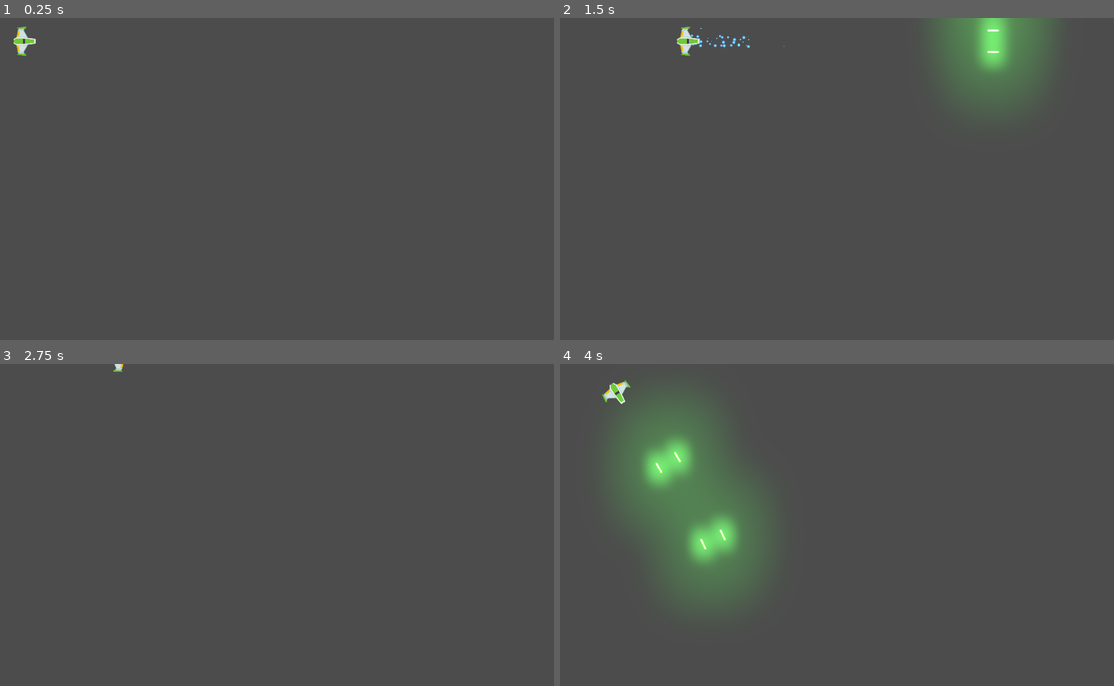
Above: before the commit, frames 1-4 (two rows, left to right).
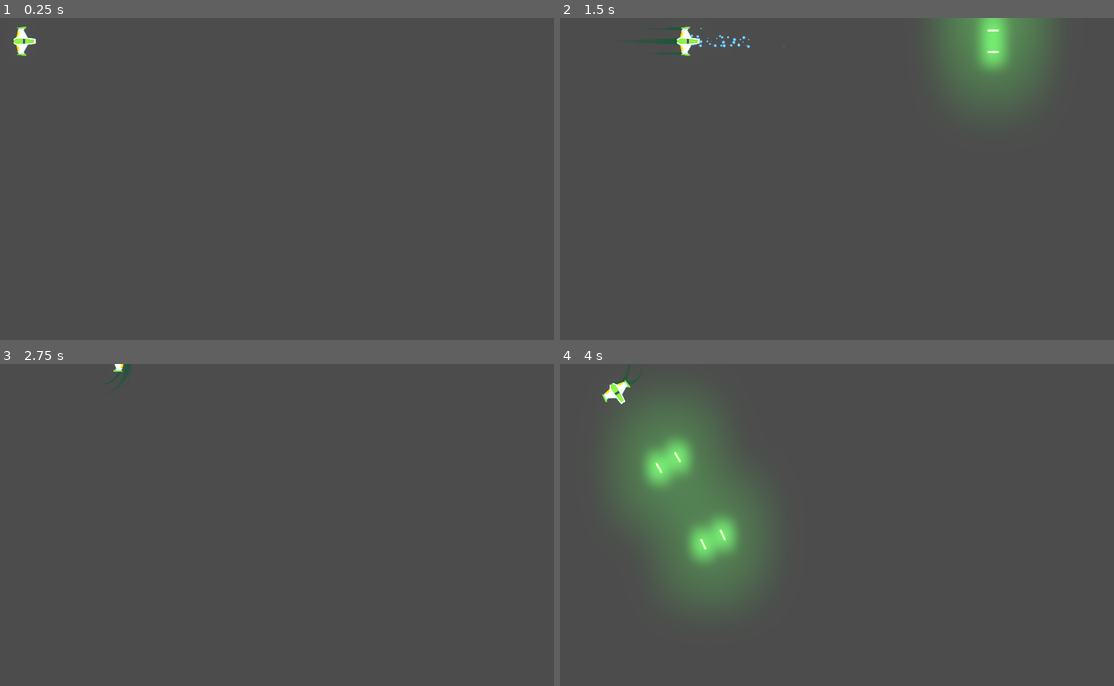
Above: after the commit, the same moments.

Repository: Dihue/Meteoritos
Game: Godot game, scene res://Juego/Niveles/NivelTest.tscn
The game is run twice, just before and just after one commit, with the same random seed, the same clock (stepped at 60 frames per second) and the same inputs.
Inputs (mouse positions are in pixels of both pictures, inside the frame that each line leads up to):
- Up to frame 1 (0.25 s): no input
- Up to frame 2 (1.5 s): tap Enter (disparo_principal) at 0.5 s; move the mouse to (953, 162) at 0.52 s; hold W (mover_adelante) 0.53-1.28 s; hold Enter (disparo_principal) 0.53-1.28 s; move the mouse to (715, 195) at 1.27 s; hold S (mover_atras) from 1.28 s (still down); right-click (715, 195) at 1.35 s
- Up to frame 3 (2.75 s): move the mouse to (326, 454) at 2.02 s; release S (mover_atras) at 2.03 s; hold W (mover_adelante) from 2.03 s (still down); hold A (rotar_antihorario) from 2.03 s (still down)
- Up to frame 4 (4 s): move the mouse to (798, 589) at 2.77 s; release A (rotar_antihorario) at 2.78 s; tap D (rotar_horario) at 2.85 s; tap Space at 3.5 s; move the mouse to (997, 573) at 3.52 s; release W (mover_adelante) at 3.53 s; hold S (mover_atras) from 3.53 s (still down); hold Enter (disparo_principal) from 3.53 s (still down)

The runs differ from the first frame. In frame 1, 0.2% of the frame differs, in the area x 2-7%, y 2-12%; in frame 2, 0.3%, in the area x 13-26%, y 2-12%; in frame 3, 0.1%; in frame 4, 0.2%.

Commit message:
Modificación de la estela
- Agregado de otras estelas
- Modificación de longitudes

Extra:
- Cambio imput disparo segundario

Diff:
--- /dev/null
+++ b/Juego/Naves/Player/Estela/Trail2D.gd
@@ -0,0 +1,115 @@
+# Draws a 2D trail using Godot's `Line2D`.
+#
+# Instantiate `Trail2D` as a child of a moving node to use it. To control the color, width curve,
+# texture, or trail width, use parameters from the `Line2D` class.
+tool
+
+class_name Estela
+extends Line2D
+
+export var is_emitting := false setget set_emitting
+
+# Distance in pixels between vertices. A higher resolution leads to more details.
+export var resolution := 5.0
+# Life of each point in seconds before it is deleted.
+export var lifetime := 0.5
+# Maximum number of points allowed on the curve.
+export var max_points:int = 100 setget set_max_points
+
+# Optional path to the target node to follow. If not set, the instance follows its parent.
+export var target_path: NodePath
+
+var _points_creation_time := []
+var _last_point := Vector2.ZERO
+var _clock := 0.0
+var _offset := 0.0
+
+onready var target: Node2D = get_node_or_null(target_path)
+
+
+## SETTERS Y GETTERS
+func set_max_points(valor:int) -> void:
+	max_points = valor
+
+
+func _ready() -> void:
+	if not target:
+		target = get_parent() as Node2D
+
+	if Engine.editor_hint:
+		set_process(false)
+		return
+
+	_offset = position.length()
+	set_as_toplevel(true)
+	clear_points()
+	position = Vector2.ZERO
+	_last_point = to_local(target.global_position) + calculate_offset()
+
+
+func _get_configuration_warning() -> String:
+	var warning := "Missing Target node: assign a Node that extends Node2D in the Target Path or make the Trail a child of a parent that extends Node2D"
+	if target:
+		warning = ""
+	return warning
+
+
+func _process(delta: float) -> void:
+	_clock += delta
+	remove_older()
+
+	if not is_emitting:
+		return
+
+	# Adding new points if necessary.
+	var desired_point := to_local(target.global_position)
+	var distance: float = _last_point.distance_to(desired_point)
+	if distance > resolution:
+		add_timed_point(desired_point, _clock)
+
+
+# Creates a new point and stores its creation time.
+func add_timed_point(point: Vector2, time: float) -> void:
+	add_point(point + calculate_offset())
+	_points_creation_time.append(time)
+	_last_point = point
+	if get_point_count() > max_points:
+		remove_first_point()
+
+
+# Calculates the offset of the trail from its target.
+func calculate_offset() -> Vector2:
+	return - 1.0 * polar2cartesian(1.0, target.rotation).rotated(- PI / 2) * _offset
+
+
+# Removes the first point in the line and the corresponding time.
+func remove_first_point() -> void:
+	if get_point_count() > 1:
+		remove_point(0)
+	_points_creation_time.pop_front()
+
+
+# Remove points older than `lifetime`.
+func remove_older() -> void:
+	for creation_time in _points_creation_time:
+		var delta = _clock - creation_time
+		if delta > lifetime:
+			remove_first_point()
+		# Points in `_points_creation_time` are ordered from oldest to newest so as soon as a point
+		# isn't older than `lifetime`, we know all remaining points should stay as well.
+		else:
+			break
+
+
+func set_emitting(emitting: bool) -> void:
+	is_emitting = emitting
+	if Engine.editor_hint:
+		return
+
+	if not is_inside_tree():
+		yield(self, "ready")
+
+	if is_emitting:
+		clear_points()
+		_points_creation_time.clear()
+		_last_point = to_local(target.global_position) + calculate_offset()
--- /dev/null
+++ b/Juego/Naves/Player/Estela/Trail2D.tscn
@@ -0,0 +1,20 @@
+[gd_scene load_steps=4 format=2]
+
+[ext_resource path="res://Juego/Naves/Player/Estela/Trail2D.gd" type="Script" id=1]
+
+[sub_resource type="Curve" id=1]
+_data = [ Vector2( 0, 0 ), 0.0, 1.0, 0, 1, Vector2( 1, 1 ), 1.0, 0.0, 1, 0 ]
+
+[sub_resource type="Gradient" id=2]
+colors = PoolColorArray( 0.294118, 0.356863, 0.670588, 0, 0.294118, 0.356863, 0.670588, 1 )
+
+[node name="Trail2D" type="Line2D"]
+modulate = Color( 0.329412, 0.952941, 0.329412, 1 )
+points = PoolVector2Array( 0, 0, 20, 0 )
+width = 2.0
+width_curve = SubResource( 1 )
+default_color = Color( 1, 1, 1, 1 )
+gradient = SubResource( 2 )
+joint_mode = 2
+script = ExtResource( 1 )
+is_emitting = true
--- a/Juego/Naves/Player/Player.gd
+++ b/Juego/Naves/Player/Player.gd
@@ -5,11 +5,15 @@
 ## ATRIBUTOS EXPORT
 export var potencia_motor:int = 20
 export var potencia_rotacion:int = 280
+export var estela_maxima:int = 120
 
 
 ## ATRIBUTOS ONREADY
 onready var canion:Canion = $Canion
 onready var laser:RayoLaser = $LaserBeam2D
+onready var estela_centro:Estela = $PuntoInicioCentro/Trail2D
+onready var estela_izquierda:Estela = $PuntoInicioIzquierda/Trail2D
+onready var estela_derecha:Estela = $PuntoInicioDerecha/Trail2D
 
 
 ## ATRIBUTOS
@@ -26,6 +30,18 @@
 	if event.is_action_released("disparo_secundario"):
 		# Al soltar el evento presionaado, desactiva el laser
 		laser.set_is_casting(false)
+
+	# Control de las estelas
+	if event.is_action_pressed("mover_adelante"):
+		# Longitud yendo hacia adelante
+		estela_centro.set_max_points(estela_maxima)
+		estela_izquierda.set_max_points(estela_maxima - 100)
+		estela_derecha.set_max_points(estela_maxima - 100)
+	elif event.is_action_pressed("mover_atras"):
+		# Longitud yendo hacia atras
+		estela_centro.set_max_points(0)
+		estela_izquierda.set_max_points(0)
+		estela_derecha.set_max_points(0)
 
 
 func _integrate_forces(state: Physics2DDirectBodyState) -> void:
--- a/Juego/Naves/Player/Player.tscn
+++ b/Juego/Naves/Player/Player.tscn
@@ -6,6 +6,7 @@
 [ext_resource path="res://Juego/Proyectiles/Canion.tscn" type="PackedScene" id=4]
 [ext_resource path="res://Juego/Proyectiles/Laser/LaserBeam2D.tscn" type="PackedScene" id=5]
 [ext_resource path="res://Juego/Proyectiles/Player/ProyectilPlayer.tscn" type="PackedScene" id=6]
+[ext_resource path="res://Juego/Naves/Player/Estela/Trail2D.tscn" type="PackedScene" id=7]
 
 [sub_resource type="CircleShape2D" id=1]
 radius = 37.0
@@ -23,6 +24,7 @@
 shape = SubResource( 1 )
 
 [node name="Sprite" type="Sprite" parent="."]
+modulate = Color( 1.2, 1.2, 1.2, 1 )
 rotation = 1.5708
 texture = ExtResource( 1 )
 
@@ -39,4 +41,31 @@
 [node name="LaserBeam2D" parent="." instance=ExtResource( 5 )]
 position = Vector2( 38, 0 )
 
+[node name="PuntoInicioCentro" type="Position2D" parent="."]
+position = Vector2( -37, 0 )
+
+[node name="Trail2D" parent="PuntoInicioCentro" instance=ExtResource( 7 )]
+points = PoolVector2Array( 0, 0, 60, 0 )
+width = 20.0
+lifetime = 0.6
+target_path = NodePath("..")
+
+[node name="PuntoInicioIzquierda" type="Position2D" parent="."]
+position = Vector2( -19, -42 )
+
+[node name="Trail2D" parent="PuntoInicioIzquierda" instance=ExtResource( 7 )]
+points = PoolVector2Array( 0, 0, 60, 0 )
+width = 10.0
+lifetime = 0.6
+target_path = NodePath("..")
+
+[node name="PuntoInicioDerecha" type="Position2D" parent="."]
+position = Vector2( -19, 41 )
+
+[node name="Trail2D" parent="PuntoInicioDerecha" instance=ExtResource( 7 )]
+points = PoolVector2Array( 0, 0, 60, 0 )
+width = 10.0
+lifetime = 0.6
+target_path = NodePath("..")
+
 [editable path="Canion"]
--- a/project.godot
+++ b/project.godot
@@ -13,6 +13,11 @@
 "class": "Canion",
 "language": "GDScript",
 "path": "res://Juego/Proyectiles/Canion.gd"
+}, {
+"base": "Line2D",
+"class": "Estela",
+"language": "GDScript",
+"path": "res://Juego/Naves/Player/Estela/Trail2D.gd"
 }, {
 "base": "Node",
 "class": "Nivel",
@@ -36,6 +41,7 @@
 } ]
 _global_script_class_icons={
 "Canion": "",
+"Estela": "",
 "Nivel": "",
 "Player": "",
 "Proyectil": "",
@@ -101,7 +107,7 @@
 }
 disparo_secundario={
 "deadzone": 0.5,
-"events": [ Object(InputEventKey,"resource_local_to_scene":false,"resource_name":"","device":0,"alt":false,"shift":false,"control":false,"meta":false,"command":false,"pressed":false,"scancode":16777237,"physical_scancode":0,"unicode":0,"echo":false,"script":null)
+"events": [ Object(InputEventKey,"resource_local_to_scene":false,"resource_name":"","device":0,"alt":false,"shift":false,"control":false,"meta":false,"command":false,"pressed":false,"scancode":16777220,"physical_scancode":0,"unicode":0,"echo":false,"script":null)
 , Object(InputEventMouseButton,"resource_local_to_scene":false,"resource_name":"","device":0,"alt":false,"shift":false, …(202 unchanged characters)…
  ]
 }
Not shown: 1 places in Juego/Naves/Player/Player.tscn that only renumber resources
